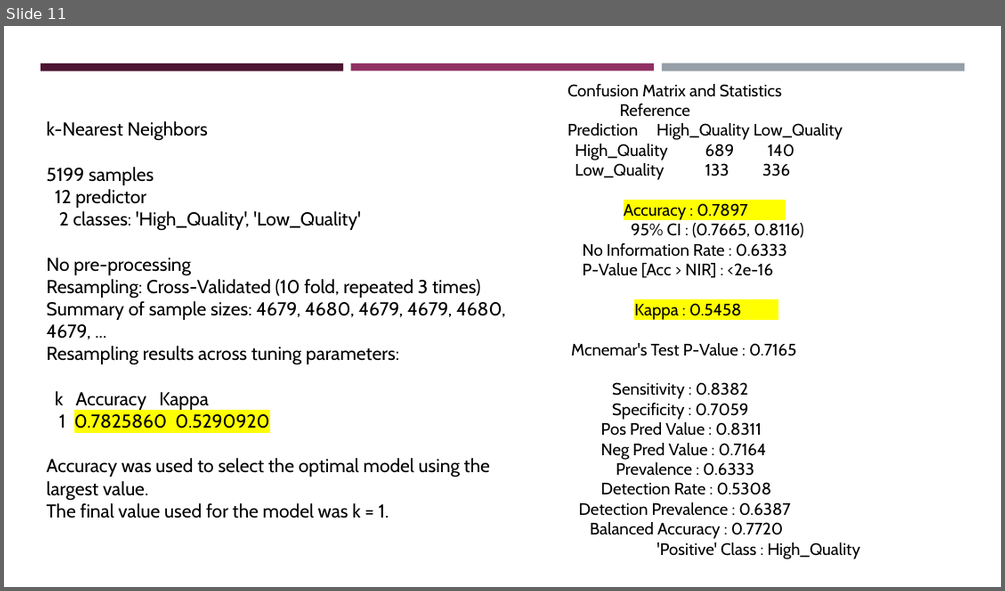
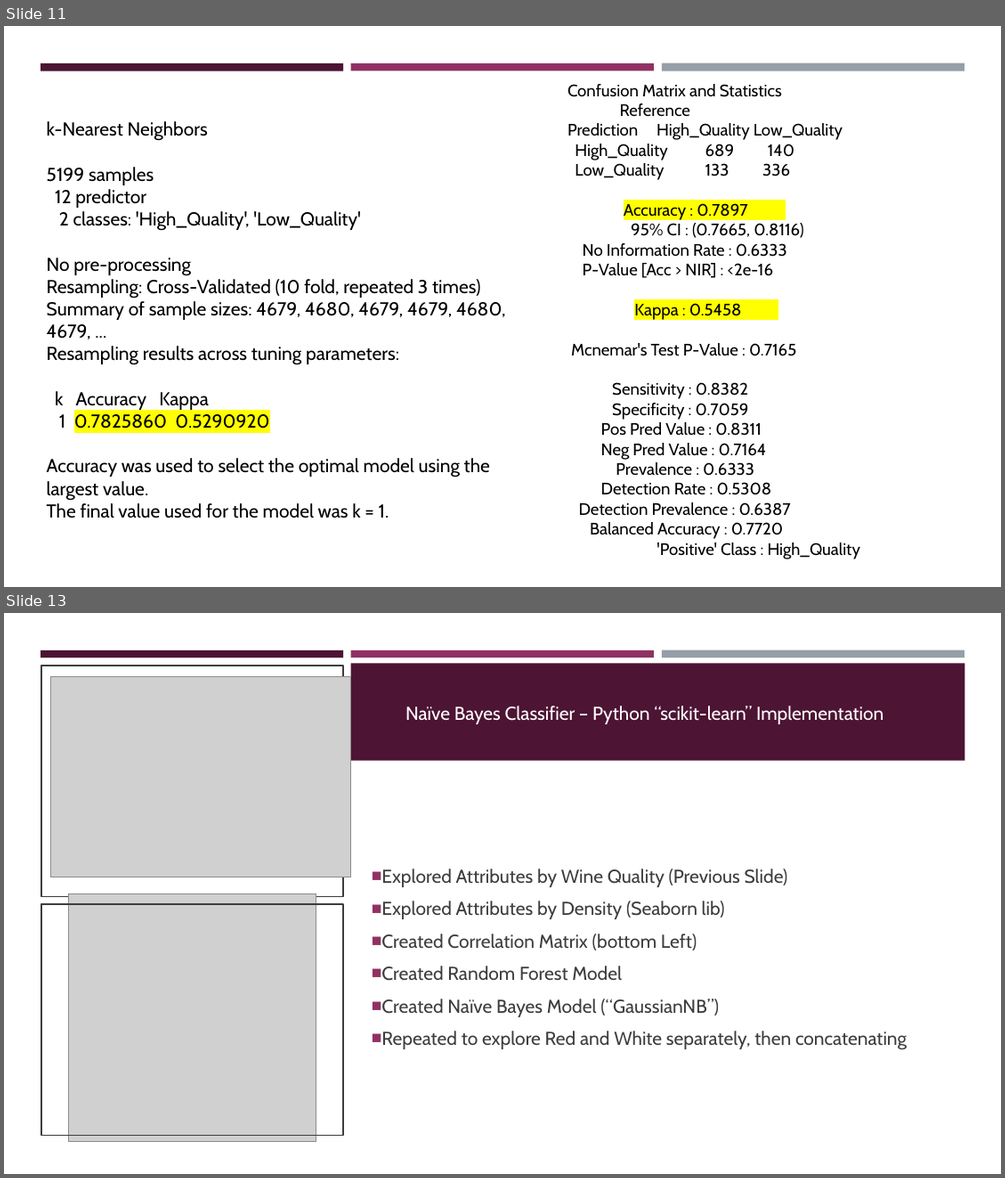
Before and after one commit to dudemandando/WineMachineLearning, a slide deck: IST707_Wine_Quality_Prediction_Dec2021.pptx. Shown one above the other, each under a label of ours: slide 11 before the commit, slides 11 and 13 after it; the slides between them are not shown. The pictures are 1005x591 and 1005x1178 pixels, drawn with LibreOffice and Linux fonts; fonts in the diff are those of the drawing; grey boxes stand for pictures. Boxes give left, top, right and bottom in pixels: in the first picture for what was removed or moved away, otherwise in the second. Text is boxed around its words. In the diff, an @@ line names an element or a change of style, - is before the commit and + after.

Commit message:
Updated Presentation with Dan's Slides

```diff
--- a/IST707_Wine_Quality_Prediction_Dec2021.pptx
+++ b/IST707_Wine_Quality_Prediction_Dec2021.pptx
@@ slide 13 added at box(4, 613, 1001, 1174), background #FFFFFF @@
@@ rectangle added at box(4, 657, 1001, 1174), fill #FFFFFF @@
@@ rectangle added at box(40, 650, 343, 657), fill #4D1434 @@
@@ rectangle added at box(41, 666, 343, 896), outline #3D3D3D 1.5 pt @@
@@ rectangle added at box(351, 650, 654, 657), fill #903163 @@
@@ rectangle added at box(351, 663, 965, 761), fill #4D1434 @@
@@ rectangle added at box(662, 650, 964, 658), fill #969FA7 @@
@@ picture added at box(50, 676, 350, 877) @@
@@ text added at box(405, 706, 883, 724), 18 pt, text #FFFFFF @@
+Naïve Bayes Classifier – Python “scikit-learn” Implementation
@@ text added at box(381, 868, 906, 1049), 18 pt, text #3D3D3D @@
+■ Explored Attributes by Wine Quality (Previous Slide)
+■ Explored Attributes by Density (Seaborn lib)
+■ Created Correlation Matrix (bottom Left)
+■ Created Random Forest Model
+■ Created Naïve Bayes Model (“GaussianNB”)
+■ Repeated to explore Red and White separately, then concatenating
@@ rectangle added at box(41, 904, 343, 1135), outline #3D3D3D 1.5 pt @@
@@ picture added at box(68, 893, 316, 1142) @@
```
Also in this commit, not shown: 3 other slides added.
